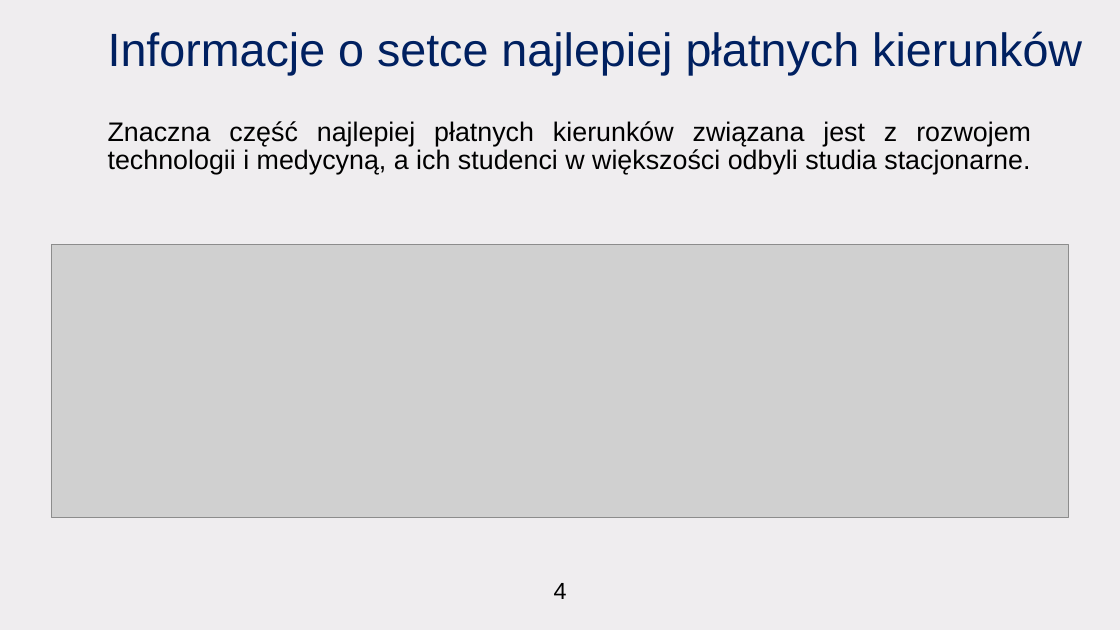
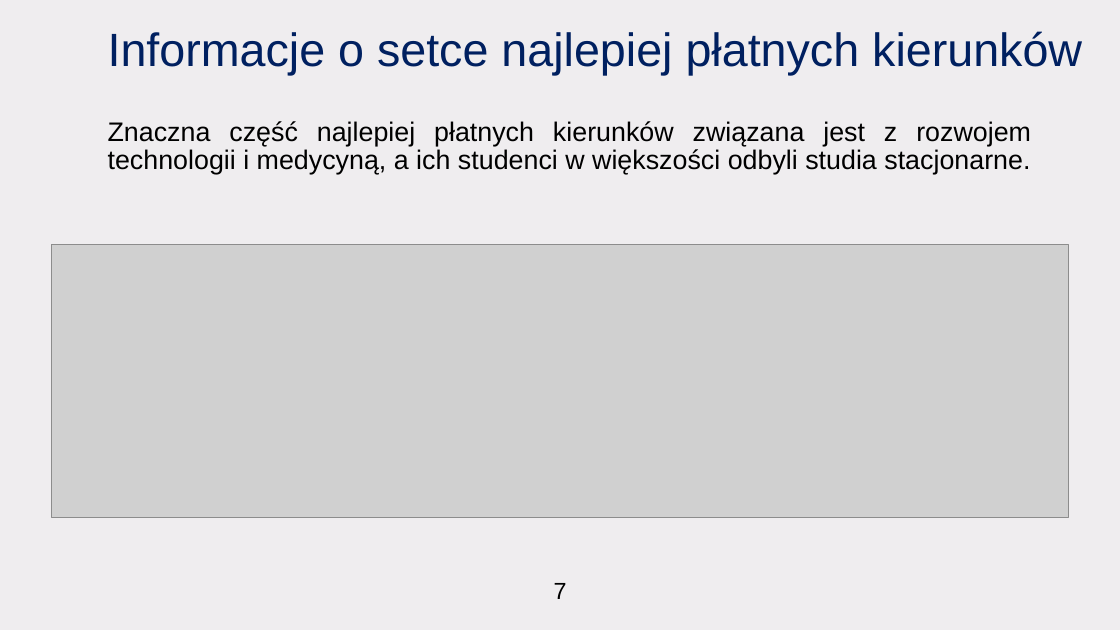
Before and after one commit to CptQuak/CasestudyGraduateEarnings, a slide deck: slide 8 of casestudy.pptx. Drawn at 1120x630 pixels with LibreOffice and Linux fonts; fonts in the diff are those of the drawing; grey boxes stand for pictures. Boxes give left, top, right and bottom in pixels: in the first picture for what was removed or moved away, otherwise in the second. Text is boxed around its words. In the diff, an @@ line names an element or a change of style, - is before the commit and + after.

```diff
--- a/casestudy.pptx
+++ b/casestudy.pptx
@@ text at (x1=554, y1=583, x2=567, y2=599): text changed @@
-4
+7
```
Also in this commit, not shown: 5 other slides changed, 10 other files.
